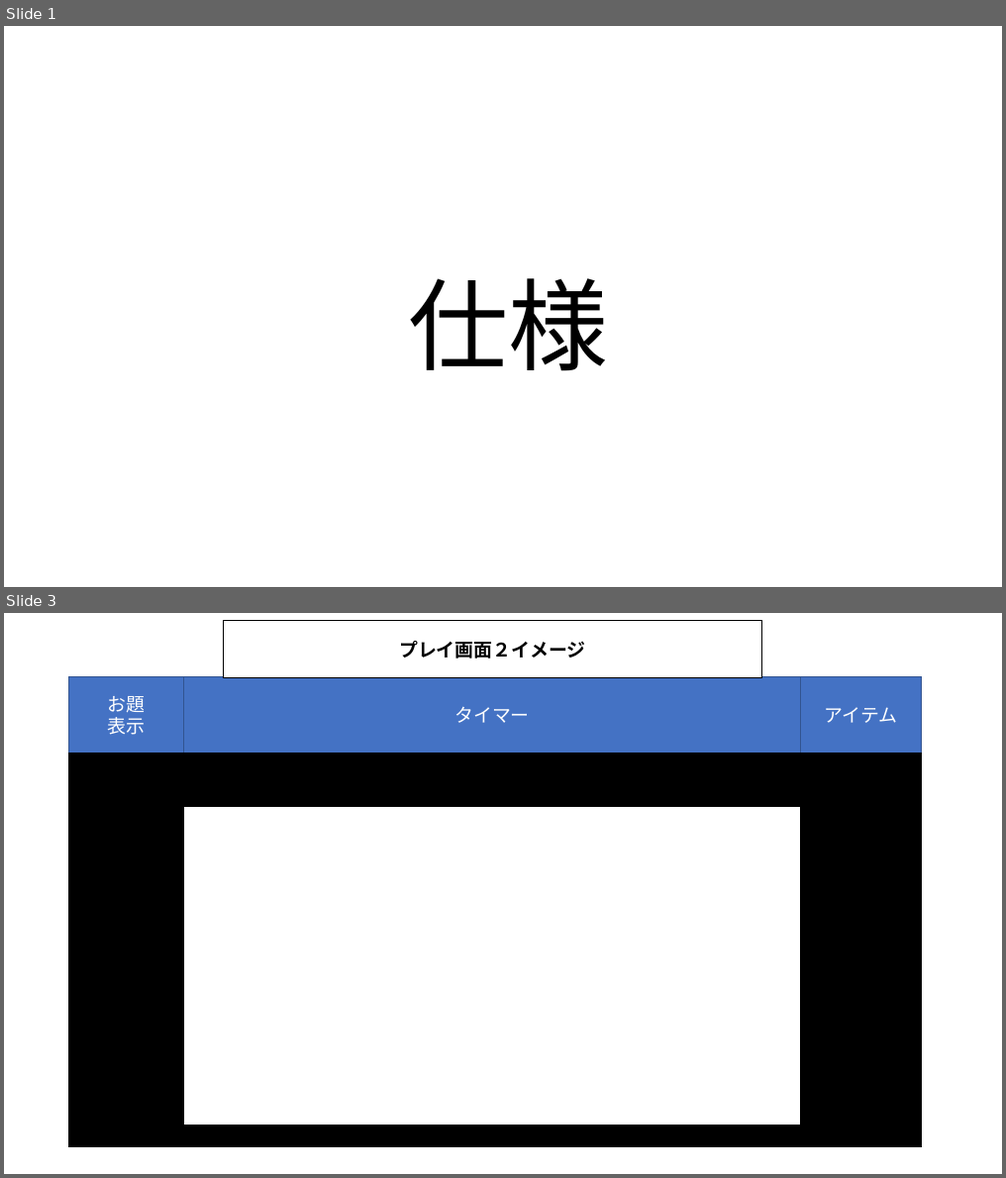
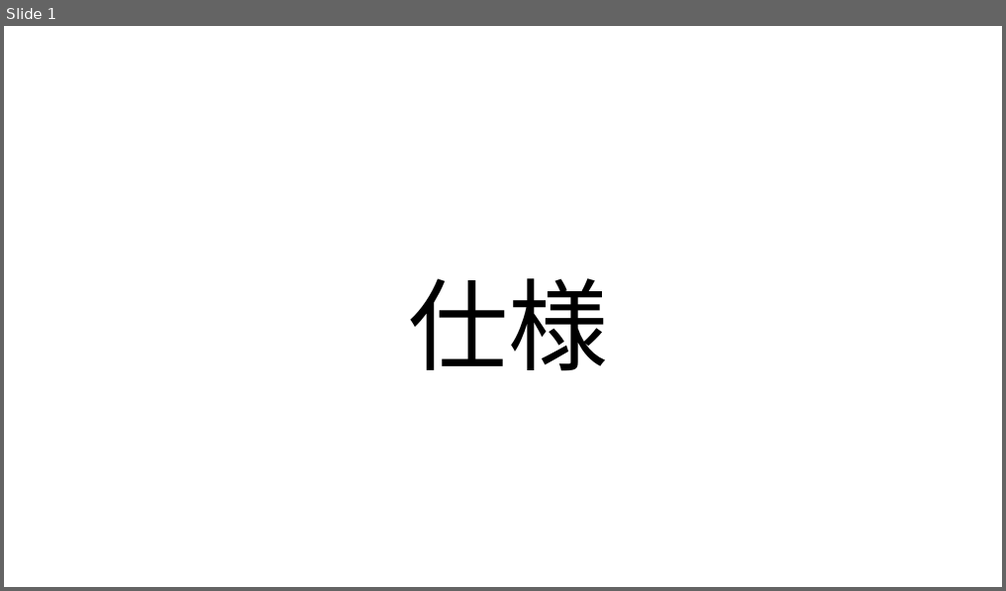
Before and after one commit to 2025Game/12Yamamoto, a slide deck: 3DLV3/Plam/仕様書.pptx. Shown one above the other, each under a label of ours: slides 1 and 3 before the commit, slide 1 after it; the slides between them are not shown. The pictures are 1006x1178 and 1006x591 pixels, drawn with LibreOffice and Linux fonts; fonts in the diff are those of the drawing. Boxes give left, top, right and bottom in pixels: in the first picture for what was removed or moved away, otherwise in the second. Text is boxed around its words. In the diff, an @@ line names an element or a change of style, - is before the commit and + after.

```diff
--- a/3DLV3/Plam/仕様書.pptx
+++ b/3DLV3/Plam/仕様書.pptx
@@ slide 3 removed at (x1=4, y1=613, x2=1002, y2=1174), background #FFFFFF @@
@@ rectangle removed at (x1=224, y1=621, x2=761, y2=677) @@
-プレイ画面２イメージ
@@ rectangle removed at (x1=69, y1=676, x2=183, y2=753) @@
-お題
-表示
@@ rectangle removed at (x1=183, y1=676, x2=801, y2=753) @@
-タイマー
@@ rectangle removed at (x1=801, y1=676, x2=922, y2=753) @@
-アイテム
@@ rectangle removed at (x1=69, y1=753, x2=922, y2=1148) @@
@@ rectangle removed at (x1=183, y1=807, x2=801, y2=1126) @@
```
Also in this commit, not shown: 1 slide added, 6 other slides removed, 3 other files.
